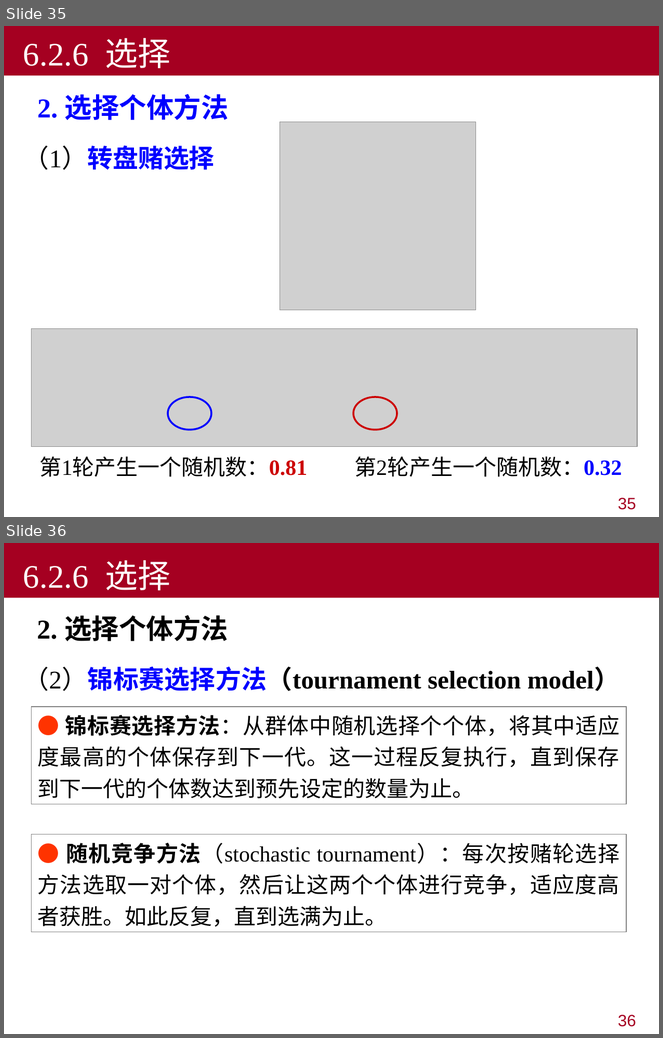
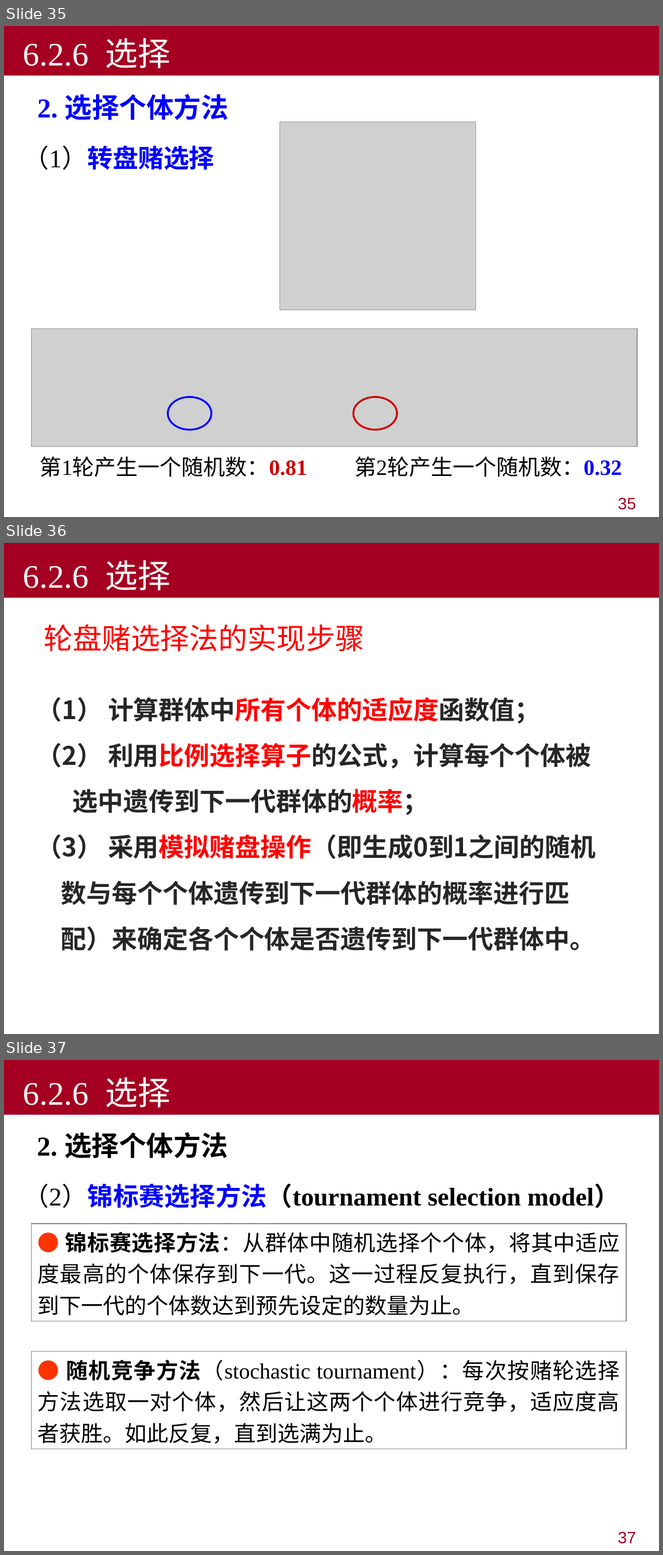
Before and after one commit to zeemeil/zeemeil.github.io, a slide deck: files/2025_1_AI/0401_AI_GA.pptx. Shown one above the other, each under a label of ours: slides 35 and 36 before the commit, slides 35, 36 and 37 after it. The pictures are 663x1038 and 663x1555 pixels, drawn with LibreOffice and Linux fonts; fonts in the diff are those of the drawing; grey boxes stand for pictures; background and template pictures are left out. Boxes give left, top, right and bottom in pixels: in the first picture for what was removed or moved away, otherwise in the second. Text is boxed around its words. In the diff, an @@ line names an element or a change of style, - is before the commit and + after.

```diff
--- a/files/2025_1_AI/0401_AI_GA.pptx
+++ b/files/2025_1_AI/0401_AI_GA.pptx
@@ slide 36 added at (4, 543, 659, 1034), background picture (left out) @@
@@ title added at (4, 543, 659, 598), fill #A50021, 36 pt, text #FFFFFF @@
+6.2.6 选择
@@ text added at (44, 624, 364, 652), 32 pt, text #FF0000 @@
+轮盘赌选择法的实现步骤
@@ text added at (36, 697, 596, 951), 28 pt, text #262626, bold @@
+（1） 计算群体中所有个体的适应度函数值；
+（2） 利用比例选择算子的公式，计算每个个体被 选中遗传到下一代群体的概率；
+（3） 采用模拟赌盘操作（即生成0到1之间的随机数与每个个体遗传到下一代群体的概率进行匹配）来确定各个个体是否遗传到下一代群体中。
@@ what was slide 36 is now slide 37 @@
@@ page number at (618, 1532, 636, 1544): text changed @@
-36
+37
```
Also in this commit, not shown: 1 slide changed, 6 other slides added, 2 slides removed, 15 other files.
